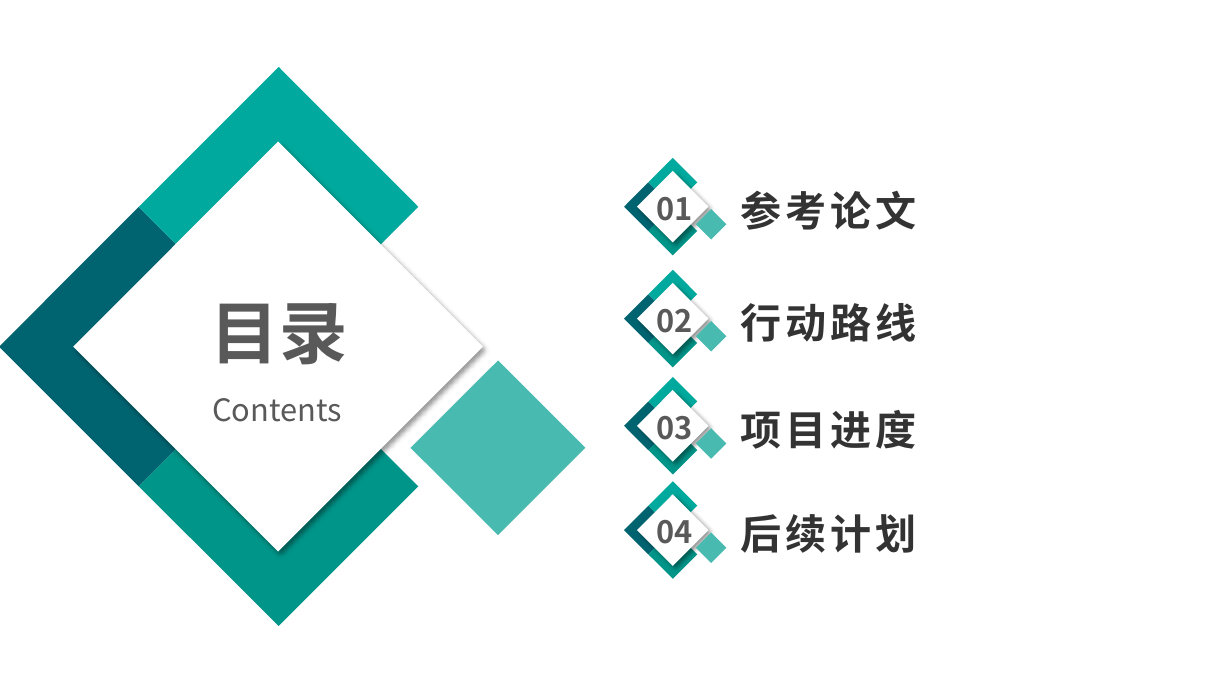
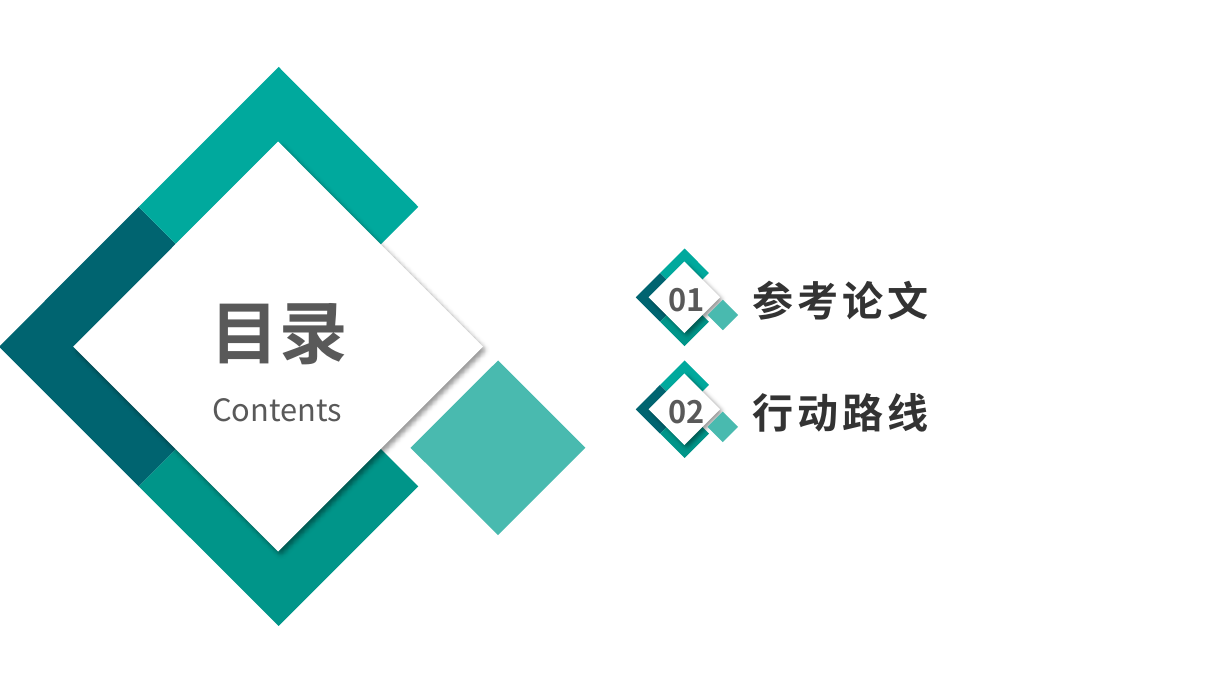
Before and after one commit to whutddk/PRM_Robotic_Arm, a slide deck: slide 2 of 项目PPT0-1-0.pptx. Drawn at 1232x693 pixels with LibreOffice and Linux fonts; fonts in the diff are those of the drawing. Boxes give left, top, right and bottom in pixels: in the first picture for what was removed or moved away, otherwise in the second. Text is boxed around its words. In the diff, an @@ line names an element or a change of style, - is before the commit and + after.

Commit message:
项目图片ppt

```diff
--- a/项目PPT0-1-0.pptx
+++ b/项目PPT0-1-0.pptx
@@ text "01" rewrapped from bbox=[656, 197, 692, 229] to bbox=[668, 279, 704, 319] @@
@@ text "02" rewrapped from bbox=[656, 309, 692, 341] to bbox=[668, 391, 704, 431] @@
@@ 10 freeform shapes, 2 texts: place and size @@
-10 freeform shapes, 2 texts at bbox=[624, 158, 917, 368]
+10 freeform shapes, 2 texts at bbox=[636, 249, 928, 458]
@@ group removed at bbox=[624, 377, 917, 475]: 5 freeform shapes, 2 texts @@
-03
-项目进度
@@ group removed at bbox=[624, 482, 917, 579]: 5 freeform shapes, 2 texts @@
-04
-后续计划
```
Also in this commit, not shown: 2 other slides changed, 8 slides added, 1 slide removed, 16 other files.
